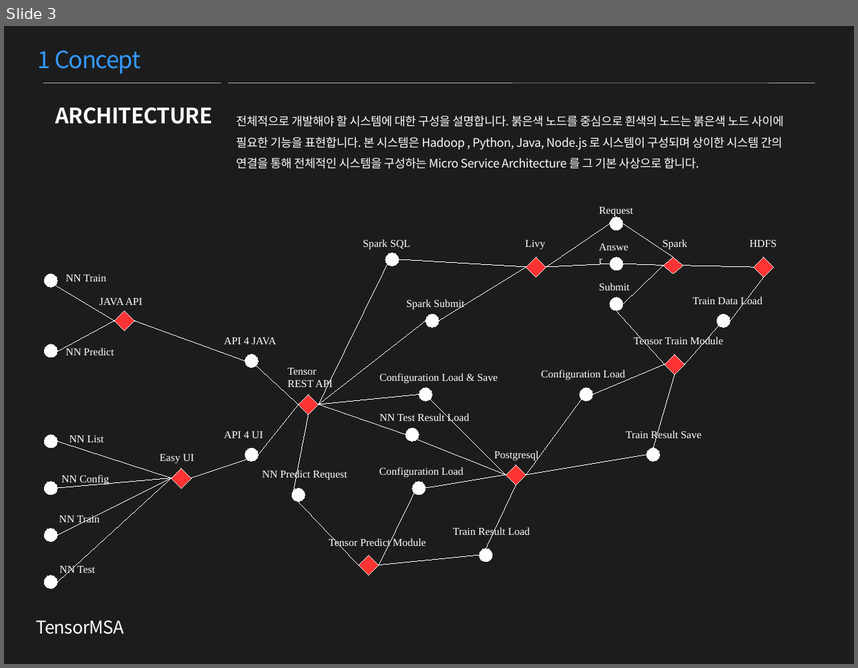
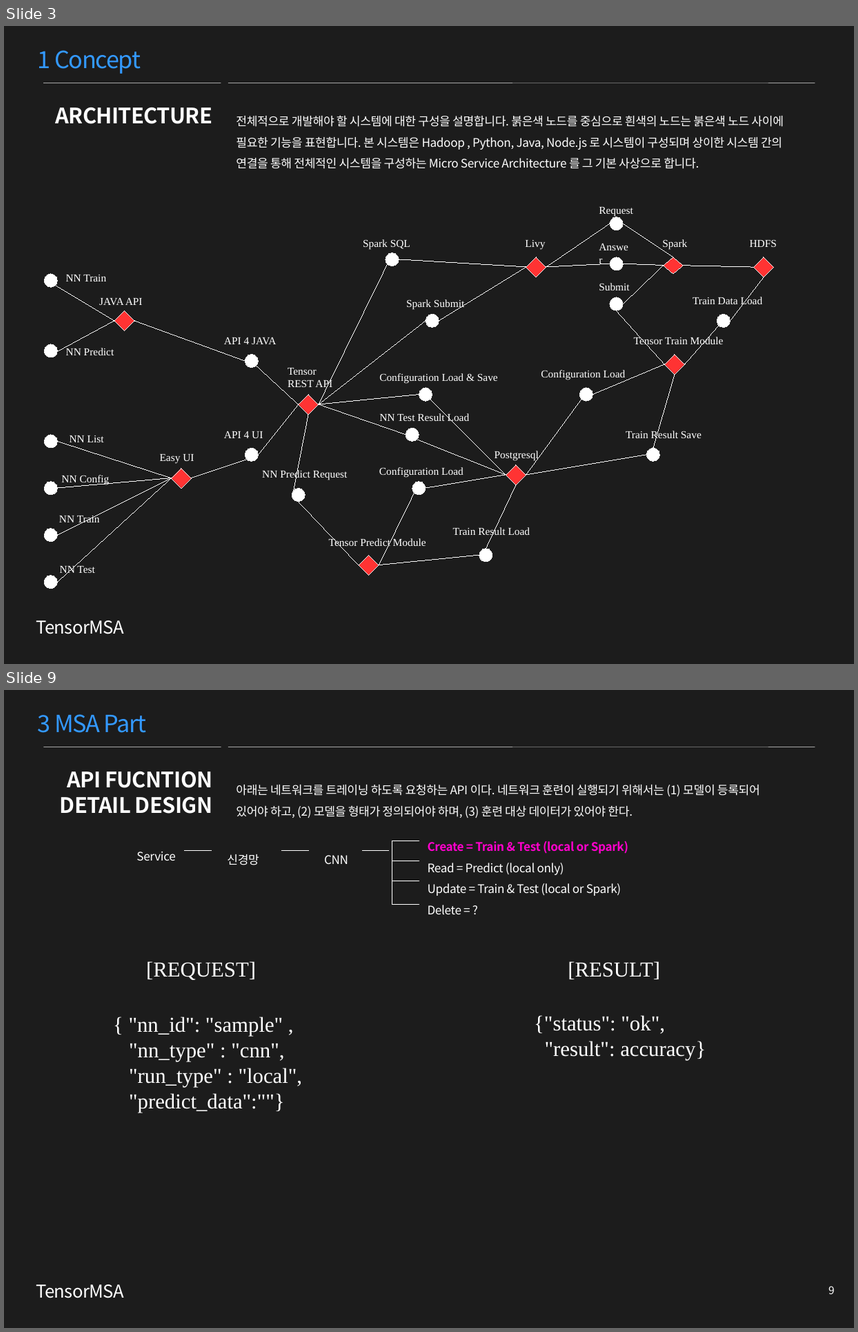
Before and after one commit to TensorMSA/tensormsa_old, a slide deck: TensorMSA.pptx. Shown one above the other, each under a label of ours: slide 3 before the commit, slides 3 and 9 after it; the slides between them are not shown. The pictures are 858x668 and 858x1332 pixels, drawn with LibreOffice and Linux fonts; fonts in the diff are those of the drawing. Boxes give left, top, right and bottom in pixels: in the first picture for what was removed or moved away, otherwise in the second. Text is boxed around its words. In the diff, an @@ line names an element or a change of style, - is before the commit and + after.

Commit message:
update project design contents

```diff
--- a/TensorMSA.pptx
+++ b/TensorMSA.pptx
@@ slide 9 added at (4,690,854,1328), background #1C1C1C @@
@@ text added at (38,714,147,733), 20 pt, text #3399FF @@
+3 MSA Part
@@ line added from (44, 747) to (221, 747), #F2F2F2 0.26 pt @@
@@ line added from (228, 747) to (815, 747), #F2F2F2 0.26 pt @@
@@ text added at (60,771,212,814), 18 pt, text #FFFFFF, bold @@
+API FUCNTION
+DETAIL DESIGN
@@ text added at (236,784,760,818), 10 pt, text #FFFFFF @@
+아래는 네트워크를 트레이닝 하도록 요청하는 API 이다. 네트워크 훈련이 실행되기 위해서는 (1) 모델이 등록되어
+있어야 하고, (2) 모델을 형태가 정의되어야 하며, (3) 훈련 대상 데이터가 있어야 한다.
@@ text added at (136,851,175,860), 10 pt, text #FFFFFF @@
+Service
@@ line added from (212, 851) to (185, 851), #FFFFFF 0.75 pt @@
@@ text added at (227,854,259,865), 10 pt, text #FFFFFF @@
+신경망
@@ line added from (308, 851) to (282, 851), #FFFFFF 0.75 pt @@
@@ text added at (324,855,348,864), 10 pt, text #FFFFFF @@
+CNN
@@ line added from (389, 851) to (362, 851), #FFFFFF 0.75 pt @@
@@ line added from (419, 840) to (392, 840), #FFFFFF 0.75 pt @@
@@ line added from (392, 840) to (392, 904), #FFFFFF 0.75 pt @@
@@ text added at (428,841,628,914), 10 pt, text #FFFFFF @@
+Create = Train & Test (local or Spark)
+Read = Predict (local only)
+Update = Train & Test (local or Spark)
+Delete = ?
@@ line added from (419, 861) to (392, 861), #FFFFFF 0.75 pt @@
@@ line added from (419, 881) to (392, 881), #FFFFFF 0.75 pt @@
@@ line added from (419, 904) to (392, 904), #FFFFFF 0.75 pt @@
@@ text added at (146,961,256,980), 18 pt, text #FFFFFF @@
+[REQUEST]
@@ text added at (568,961,660,979), 18 pt, text #FFFFFF @@
+[RESULT]
@@ text added at (129,1016,303,1112), 18 pt, text #FFFFFF @@
+{ "nn_id": "sample" ,
+"nn_type" : "cnn",
+"run_type" : "local",
+"predict_data":""}
@@ text added at (534,1015,706,1060), 18 pt, text #FFFFFF @@
+{"status": "ok",
+"result": accuracy}
@@ text added at (36,1284,125,1298), 15 pt, text #FFFFFF @@
+TensorMSA
@@ page number added at (829,1285,835,1294), 9 pt, text #FFFFFF @@
+9
```
Also in this commit, not shown: 7 slides changed, 10 other slides added, 7 slides removed.
